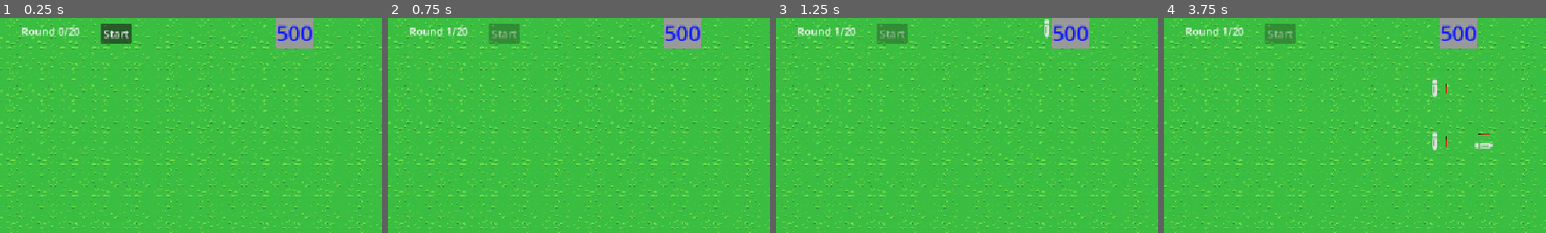
Above: before the commit, frames 1-4 (left to right).
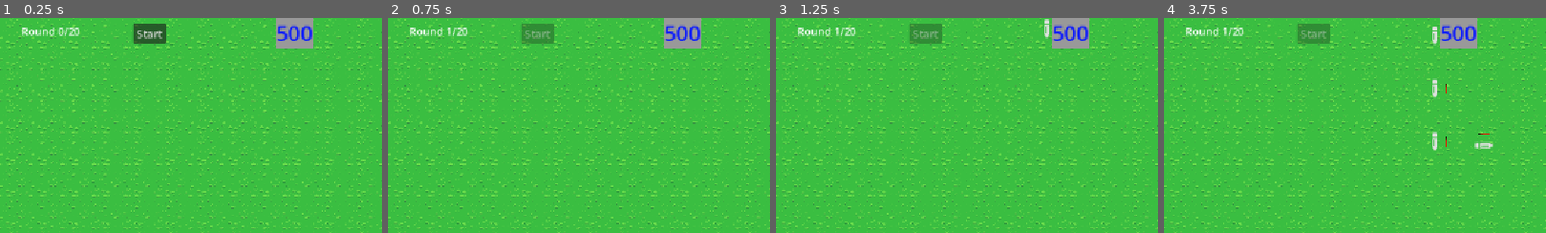
Above: after the commit, the same moments.

Repository: tstover91/Towerdefense
Game: Godot game, scene res://main.tscn
Same seed, same stepped clock (60 frames per second), same inputs: the game is played once before the commit and once after it. The engine's default icon, where the game draws it, is replaced by a stand-in: a white triangle on a blue panel in a dark square.
Inputs (mouse positions are % of the whole screen's width and height, from its top left):
- Up to frame 1 (0.25 s): no input
- Up to frame 2 (0.75 s): click "Start" at 0.5 s
- Up to frame 3 (1.25 s): no input
- Up to frame 4 (3.75 s): tap Enter at 1.25 s; move the mouse to (72, 45) at 1.27 s; hold Ctrl 1.28-2 s; click (72, 45) at 1.42 s; tap Space at 2 s; drag from (30, 55) to (45, 70) at 2.02 s; move the mouse to (60, 28) at 2.77 s; hold Ctrl 2.78-3.5 s; click (60, 28) at 2.92 s; drag from (45, 70) to (20, 35) at 3.52 s
The pictures show only the part of the screen within x 9-59%, y 0-50%; the shares and areas given below are measured in that part.

The runs differ from the first frame. In frame 1, 1.6% of the frame differs, in the area x 26-44%, y 2-12%; in frame 2, 1.5%; in frame 3, 1.5%; in frame 4, 1.6%, in the area x 26-72%, y 2-13%.

Commit message:
full match setup

Diff:
--- a/main.tscn
+++ b/main.tscn
@@ -85,16 +85,16 @@
 theme_override_styles/normal = SubResource("StyleBoxFlat_fakjx")
 
 [node name="startbutton" type="Button" parent="MainUI" unique_id=1497233030]
-offset_left = 256.0
+offset_left = 304.0
 offset_top = 8.0
-offset_right = 302.0
+offset_right = 354.0
 offset_bottom = 39.0
 text = "Start"
 
 [node name="roundcount" type="Label" parent="MainUI" unique_id=1111336532]
 offset_left = 136.0
 offset_top = 8.0
-offset_right = 176.0
+offset_right = 296.0
 offset_bottom = 31.0
 
 [node name="endscreen" type="PanelContainer" parent="MainUI" unique_id=168830448]
--- a/mob.gd
+++ b/mob.gd
@@ -9,6 +9,7 @@
 
 @export var enemy_id: StringName = GameStats.DEFAULT_ENEMY_ID
 var wave_number := 1
+var health_multiplier := 1.0
 var health: int
 var max_health: int
 @onready var health_bar: TextureProgressBar = $HealthBar
@@ -59,10 +60,8 @@
 	var stats: Dictionary = GameStats.get_enemy(enemy_id)
 	var base_health: int = stats["health"]
 	var health_per_wave: float = stats.get("health_per_wave", 0.0)
-	health = maxi(
-		1,
-		roundi(base_health + health_per_wave * maxi(wave_number - 1, 0))
-	)
+	var scaled_health := base_health + health_per_wave * maxi(wave_number - 1, 0)
+	health = maxi(1, roundi(scaled_health * health_multiplier))
 	max_health = health
 	speed = stats["move_speed"]
 	cash_reward = stats["cash_reward"]
--- a/stat_database.gd
+++ b/stat_database.gd
@@ -13,13 +13,16 @@
 		"health": 4,
 		"health_per_wave": 0.25,
 		"move_speed": 100.0,
-		"cash_reward": 5,
+		"cash_reward": 4,
 		"base_damage": 4,
 		"defense": 0.0,
 		"first_wave": 1,
 		"threat_cost": 1,
+		"spawn_cost": 1,
 		"spawn_weight": 100,
 		"spawn_style": &"steady",
+		"role": &"fodder",
+		"traits": [&"basic"],
 		"color": Color(1.0, 1.0, 1.0),
 		"visual_scale": 1.0,
 	},
@@ -28,13 +31,16 @@
 		"health": 3,
 		"health_per_wave": 0.75,
 		"move_speed": 160.0,
-		"cash_reward": 10,
+		"cash_reward": 8,
 		"base_damage": 3,
 		"defense": 0.0,
 		"first_wave": 2,
 		"threat_cost": 2,
+		"spawn_cost": 1,
 		"spawn_weight": 65,
 		"spawn_style": &"burst",
+		"role": &"pressure",
+		"traits": [&"fast"],
 		"color": Color(1.0, 0.85, 0.2),
 		"visual_scale": 0.85,
 	},
@@ -43,13 +49,16 @@
 		"health": 1,
 		"health_per_wave": 0.25,
 		"move_speed": 115.0,
-		"cash_reward": 5,
+		"cash_reward": 4,
 		"base_damage": 1,
 		"defense": 0.0,
 		"first_wave": 3,
 		"threat_cost": 1,
+		"spawn_cost": 1,
 		"spawn_weight": 55,
 		"spawn_style": &"stream",
+		"role": &"fodder",
+		"traits": [&"small", &"swarm"],
 		"color": Color(0.55, 1.0, 0.55),
 		"visual_scale": 0.65,
 	},
@@ -58,13 +67,16 @@
 		"health": 18,
 		"health_per_wave": 2.0,
 		"move_speed": 70.0,
-		"cash_reward": 30,
+		"cash_reward": 23,
 		"base_damage": 10,
 		"defense": 0.0,
 		"first_wave": 4,
 		"threat_cost": 6,
+		"spawn_cost": 4,
 		"spawn_weight": 45,
 		"spawn_style": &"spaced",
+		"role": &"tank",
+		"traits": [&"slow", &"high_health"],
 		"color": Color(0.75, 0.45, 0.25),
 		"visual_scale": 1.25,
 	},
@@ -73,13 +85,16 @@
 		"health": 14,
 		"health_per_wave": 1.5,
 		"move_speed": 95.0,
-		"cash_reward": 25,
+		"cash_reward": 19,
 		"base_damage": 8,
 		"defense": 0.0,
 		"first_wave": 7,
 		"threat_cost": 7,
+		"spawn_cost": 4,
 		"spawn_weight": 35,
 		"spawn_style": &"steady",
+		"role": &"pressure",
+		"traits": [&"splits"],
 		"split_enemy_id": &"swarmling",
 		"split_count": 2,
 		"color": Color(0.65, 0.25, 0.9),
@@ -90,13 +105,16 @@
 		"health": 30,
 		"health_per_wave": 3.0,
 		"move_speed": 75.0,
-		"cash_reward": 50,
+		"cash_reward": 38,
 		"base_damage": 12,
 		"defense": 0.25,
 		"first_wave": 9,
 		"threat_cost": 10,
+		"spawn_cost": 6,
 		"spawn_weight": 30,
 		"spawn_style": &"spaced",
+		"role": &"tank",
+		"traits": [&"armored"],
 		"color": Color(0.55, 0.62, 0.7),
 		"visual_scale": 1.2,
 	},
@@ -105,13 +123,16 @@
 		"health": 15,
 		"health_per_wave": 2.0,
 		"move_speed": 85.0,
-		"cash_reward": 40,
+		"cash_reward": 30,
 		"base_damage": 7,
 		"defense": 0.0,
 		"first_wave": 11,
 		"threat_cost": 8,
+		"spawn_cost": 5,
 		"spawn_weight": 24,
 		"spawn_style": &"steady",
+		"role": &"support",
+		"traits": [&"speed_aura"],
 		"speed_aura_radius": 100.0,
 		"speed_aura_multiplier": 1.2,
 		"color": Color(0.2, 0.9, 1.0),
@@ -122,13 +143,16 @@
 		"health": 35,
 		"health_per_wave": 3.0,
 		"move_speed": 80.0,
-		"cash_reward": 60,
+		"cash_reward": 45,
 		"base_damage": 15,
 		"defense": 0.0,
 		"first_wave": 13,
 		"threat_cost": 12,
+		"spawn_cost": 7,
 		"spawn_weight": 20,
 		"spawn_style": &"spaced",
+		"role": &"tank",
+		"traits": [&"regenerates"],
 		"regeneration_per_second": 2,
 		"color": Color(0.25, 1.0, 0.35),
 		"visual_scale": 1.15,
@@ -138,13 +162,16 @@
 		"health": 20,
 		"health_per_wave": 2.5,
 		"move_speed": 90.0,
-		"cash_reward": 50,
+		"cash_reward": 38,
 		"base_damage": 15,
 		"defense": 0.0,
 		"first_wave": 15,
 		"threat_cost": 10,
+		"spawn_cost": 6,
 		"spawn_weight": 22,
 		"spawn_style": &"burst",
+		"role": &"pressure",
+		"traits": [&"fast", &"rushes"],
 		"rush_start_ratio": 0.7,
 		"rush_speed_multiplier": 2.0,
 		"color": Color(1.0, 0.25, 0.2),
@@ -155,13 +182,16 @@
 		"health": 50,
 		"health_per_wave": 4.0,
 		"move_speed": 60.0,
-		"cash_reward": 75,
+		"cash_reward": 56,
 		"base_damage": 20,
 		"defense": 0.0,
 		"first_wave": 17,
 		"threat_cost": 18,
+		"spawn_cost": 10,
 		"spawn_weight": 15,
 		"spawn_style": &"spaced",
+		"role": &"support",
+		"traits": [&"summons"],
 		"summon_enemy_id": &"swarmling",
 		"summon_interval": 4.0,
 		"summon_limit": 3,
@@ -173,13 +203,16 @@
 		"health": 500,
 		"health_per_wave": 20.0,
 		"move_speed": 40.0,
-		"cash_reward": 500,
+		"cash_reward": 375,
 		"base_damage": 100,
 		"defense": 0.0,
 		"first_wave": 20,
 		"threat_cost": 0,
+		"spawn_cost": 0,
 		"spawn_weight": 0,
 		"spawn_style": &"boss",
+		"role": &"boss",
+		"traits": [&"boss", &"high_health"],
 		"boss": true,
 		"color": Color(0.75, 0.08, 0.08),
 		"visual_scale": 1.8,
@@ -247,11 +280,22 @@
 		"starting_lives": 100,
 		"max_rounds": 20,
 		"wave_bonus_base": 180,
-		"wave_bonus_growth": 100,
+		"wave_bonus_growth": 70,
 		"clear_bonus_multiplier": 0.35,
-		"threat_budget_base": 6,
-		"threat_budget_growth": 2,
-		"threat_budget_curve": 0.15,
+		"wave_duration_start": 20.0,
+		"wave_duration_growth": 5.0,
+		"wave_duration_max": 60.0,
+		"final_wave_duration": 90.0,
+		"starting_spawn_threat": 1.0,
+		"threat_rate_base": 1.0,
+		"threat_rate_growth": 0.12,
+		"threat_rate_curve": 0.009,
+		"threat_continuous_ratio": 0.7,
+		"threat_chunk_ratio": 0.3,
+		"threat_chunk_interval": 4.0,
+		"active_enemy_cap": 120,
+		"enemy_health_multiplier_base": 1.15,
+		"enemy_health_multiplier_growth": 0.02,
 	},
 }
 
